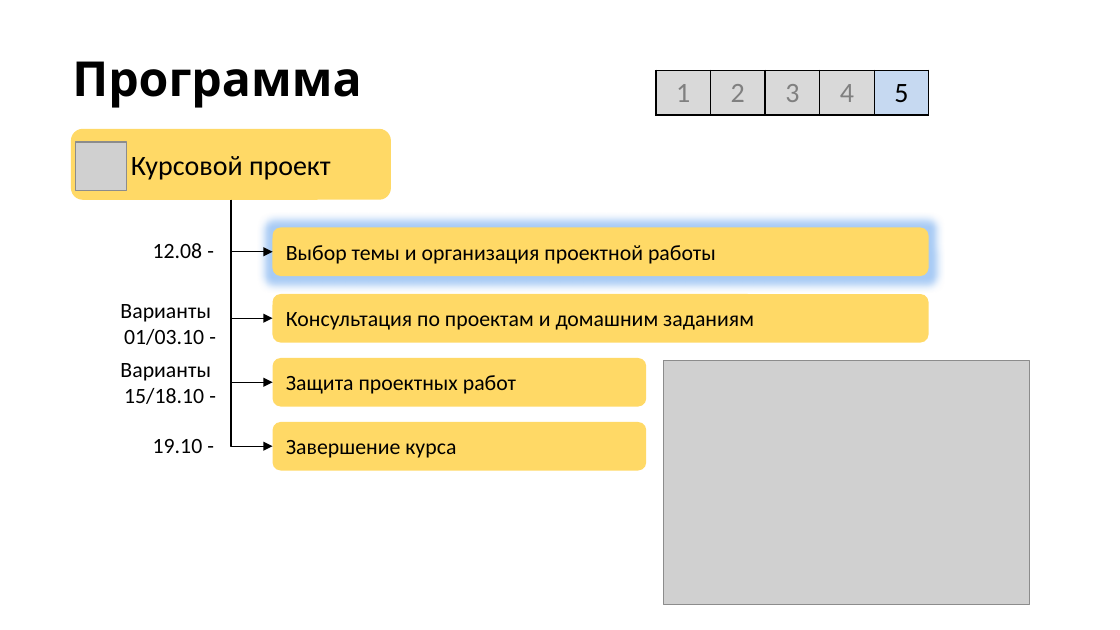
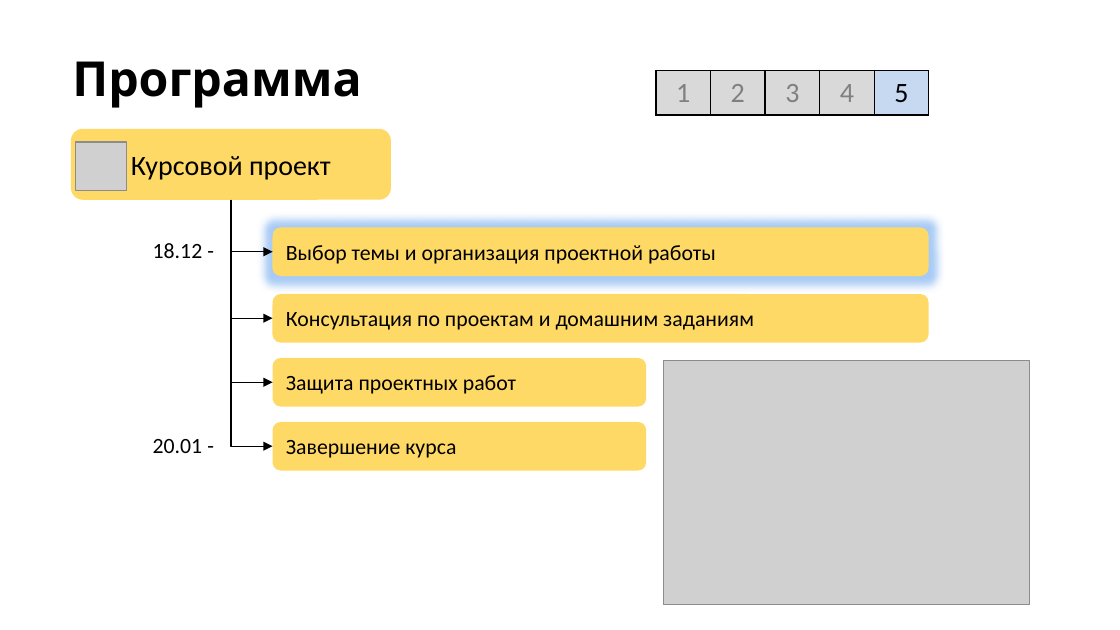
Before and after one commit to stureiko/Otus_lectures, a slide deck: slide 11 of RL/Course-project/Course project.pptx. Drawn at 1120x630 pixels with LibreOffice and Linux fonts; fonts in the diff are those of the drawing; grey boxes stand for pictures; background and template pictures are left out. Boxes give left, top, right and bottom in pixels: in the first picture for what was removed or moved away, otherwise in the second. Text is boxed around its words. In the diff, an @@ line names an element or a change of style, - is before the commit and + after.

```diff
--- a/RL/Course-project/Course project.pptx
+++ b/RL/Course-project/Course project.pptx
@@ text at (x1=153, y1=243, x2=203, y2=258): text changed @@
-12.08 -
+18.12 -
@@ text removed at (x1=120, y1=304, x2=211, y2=345) @@
-Варианты
-01/03.10 -
@@ text removed at (x1=120, y1=363, x2=211, y2=404) @@
-Варианты
-15/18.10 -
@@ text at (x1=153, y1=439, x2=203, y2=453): text changed @@
-19.10 -
+20.01 -
```
Also in this commit, not shown: 3 other slides changed, 22 other files.
